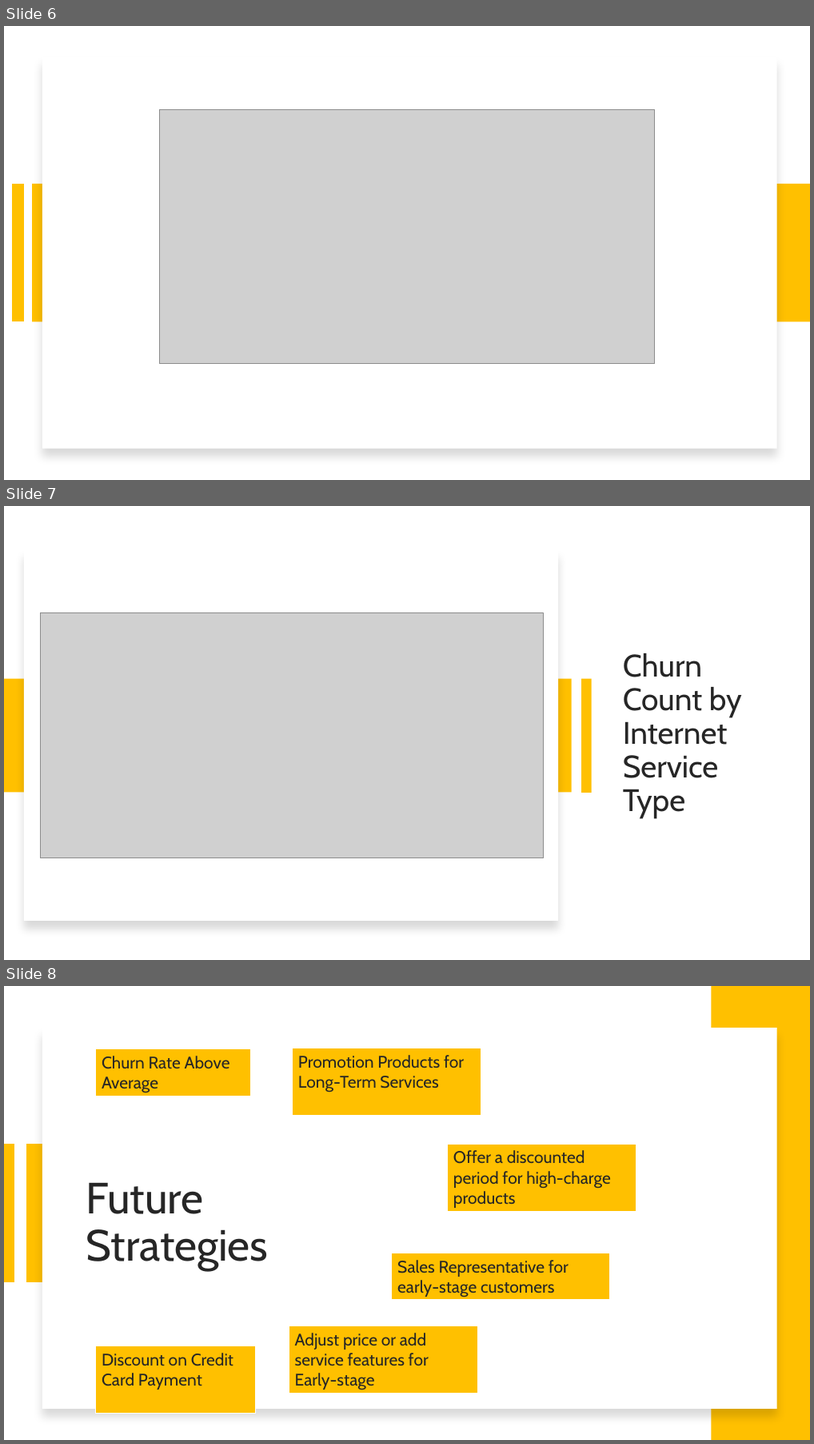
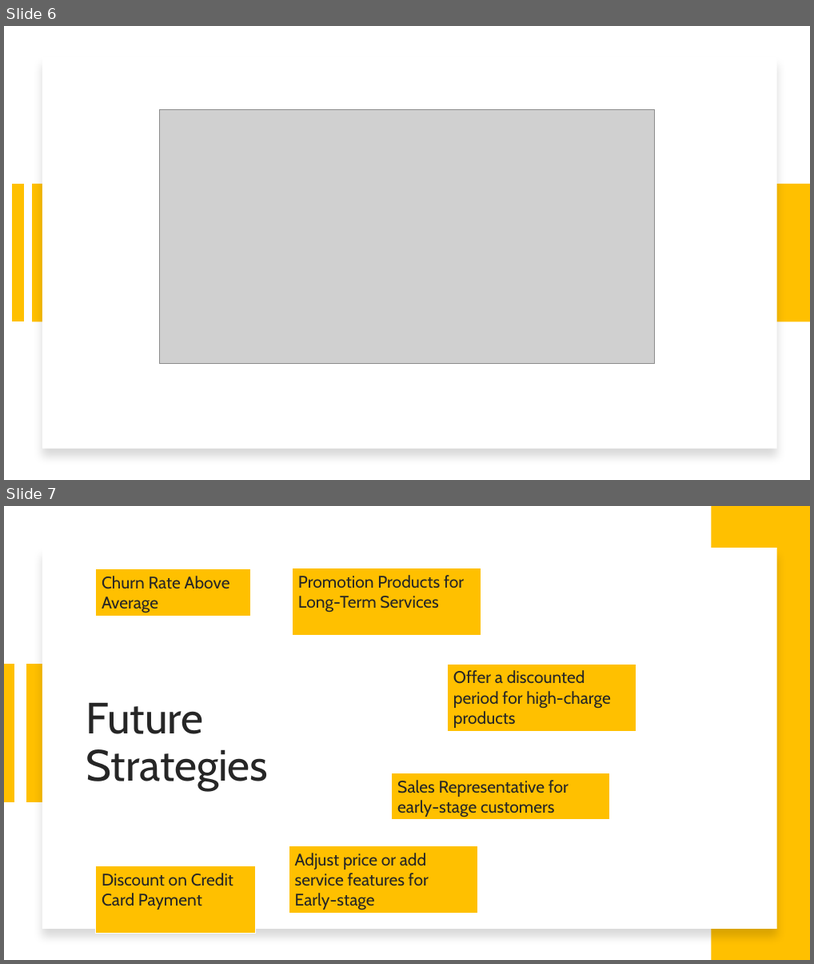
Before and after one commit to KoreanBeaver/Telco-Customer-Churn-Prediction, a slide deck: resources/Telco Customer Churn Analysis.pptx. Shown one above the other, each under a label of ours: slides 6, 7 and 8 before the commit, slides 6 and 7 after it. The pictures are 814x1444 and 814x964 pixels, drawn with LibreOffice and Linux fonts; fonts in the diff are those of the drawing; grey boxes stand for pictures. Boxes give left, top, right and bottom in pixels: in the first picture for what was removed or moved away, otherwise in the second. Text is boxed around its words. In the diff, an @@ line names an element or a change of style, - is before the commit and + after.

Commit message:
ppt modified

```diff
--- a/resources/Telco Customer Churn Analysis.pptx
+++ b/resources/Telco Customer Churn Analysis.pptx
@@ slide 7 removed at [4, 506, 810, 960], background #FFFFFF @@
@@ rectangle removed at [24, 550, 558, 920] @@
@@ picture removed at [40, 612, 544, 858] @@
@@ title removed at [623, 653, 742, 818] @@
-Churn Count by Internet Service Type
@@ rectangle removed at [4, 679, 572, 792] @@
@@ rectangle removed at [582, 679, 592, 792] @@
@@ what was slide 8 is now slide 7 @@
```
